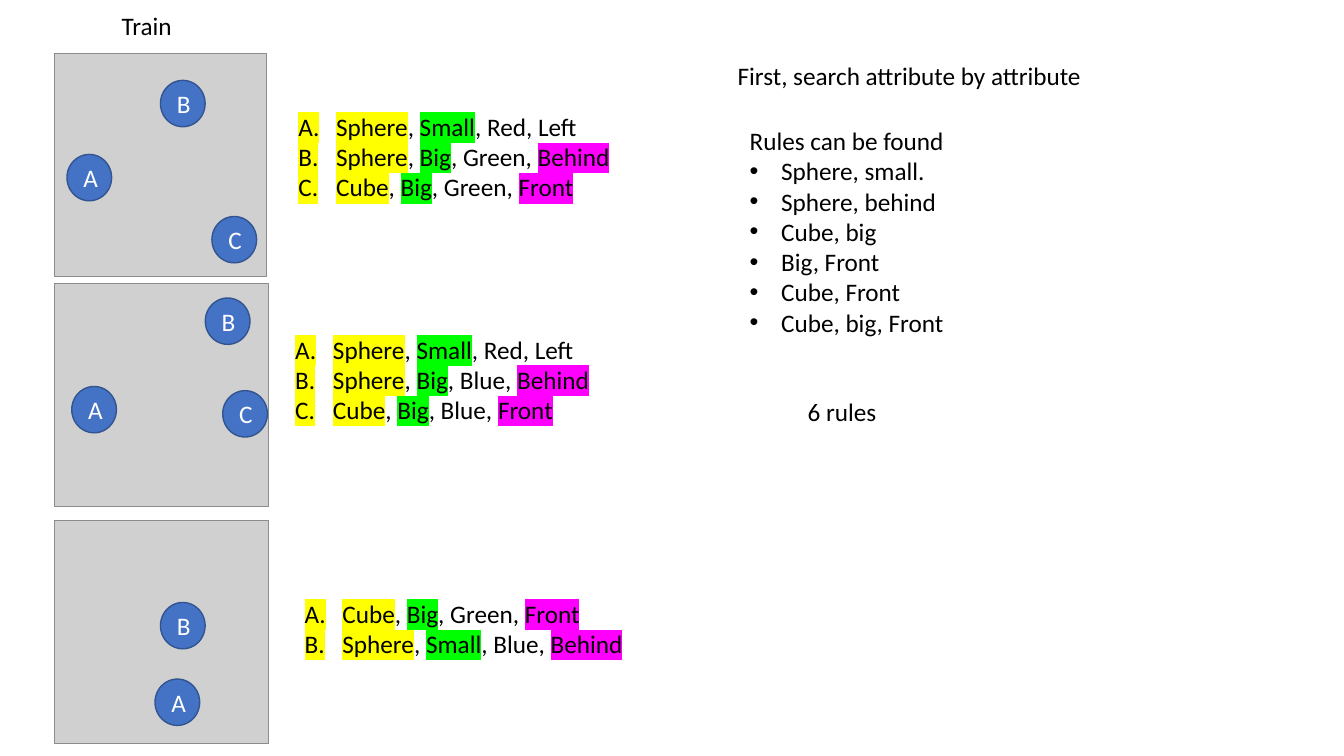
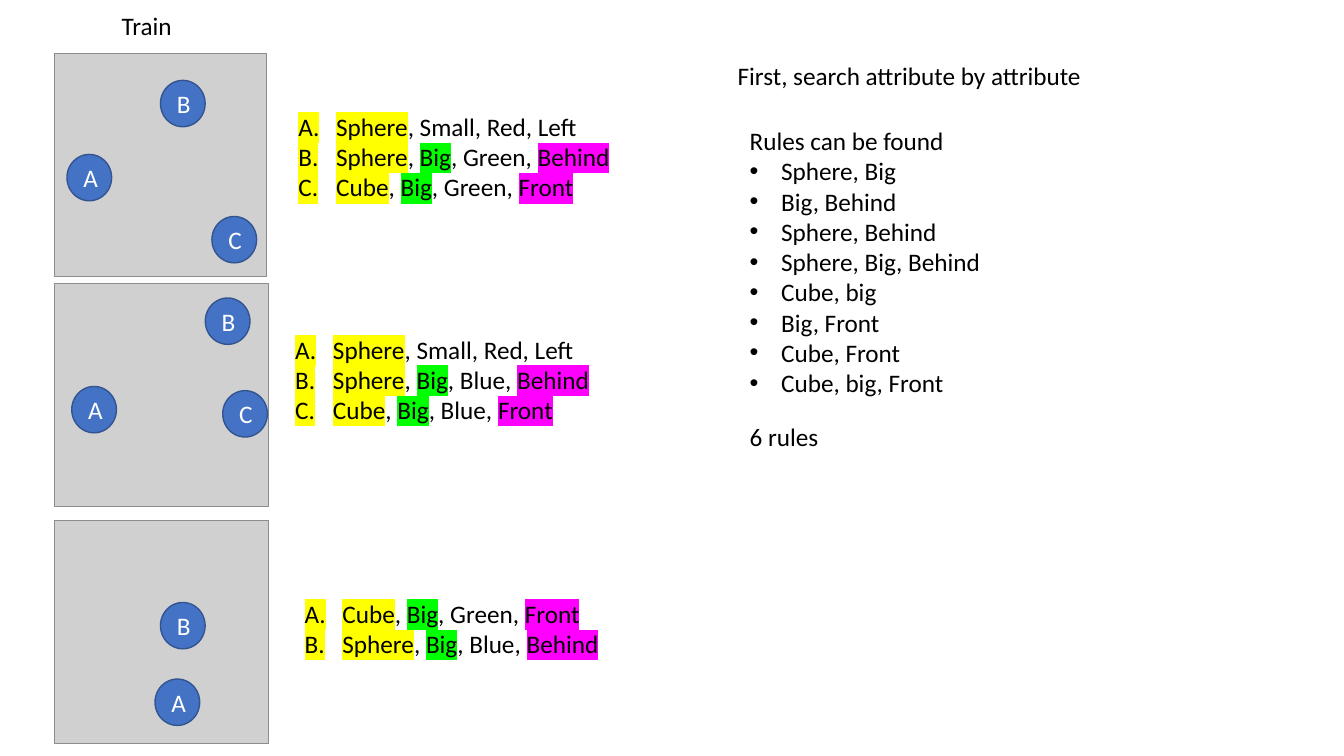
Before and after one commit to akweury/nsai_note, a slide deck: slide 15 of spatial_relation_vector.pptx. Drawn at 1344x756 pixels with LibreOffice and Linux fonts; fonts in the diff are those of the drawing; grey boxes stand for pictures. Boxes give left, top, right and bottom in pixels: in the first picture for what was removed or moved away, otherwise in the second. Text is boxed around its words. In the diff, an @@ line names an element or a change of style, - is before the commit and + after.

```diff
--- a/spatial_relation_vector.pptx
+++ b/spatial_relation_vector.pptx
@@ text at box(336, 115, 576, 142): highlight #00FF00 to none in "Small," @@
@@ text at box(781, 162, 980, 276): text changed @@
-• Sphere, small.
-• Sphere, behind
+• Sphere, Big
+• Big, Behind
+• Sphere, Behind
+• Sphere, Big, Behind
@@ text at box(333, 338, 573, 365): highlight #00FF00 to none in "Small," @@
@@ text "6 rules": place and size @@
-text "6 rules" at box(808, 403, 876, 421)
+text "6 rules" at box(750, 428, 818, 446)
@@ text at box(342, 633, 599, 660): text changed @@
-B. Sphere, Small, Blue, Behind
+B. Sphere, Big, Blue, Behind
```
Also in this commit, not shown: 1 other slide changed, 1 slide added, 9 other files.
